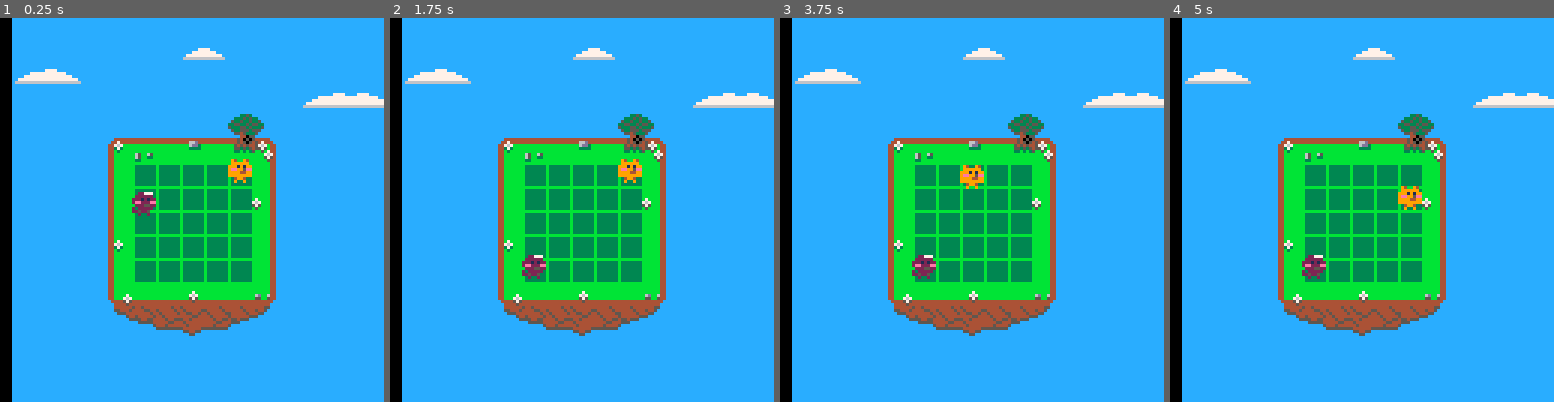
Above: before the commit, frames 1-4 (left to right).
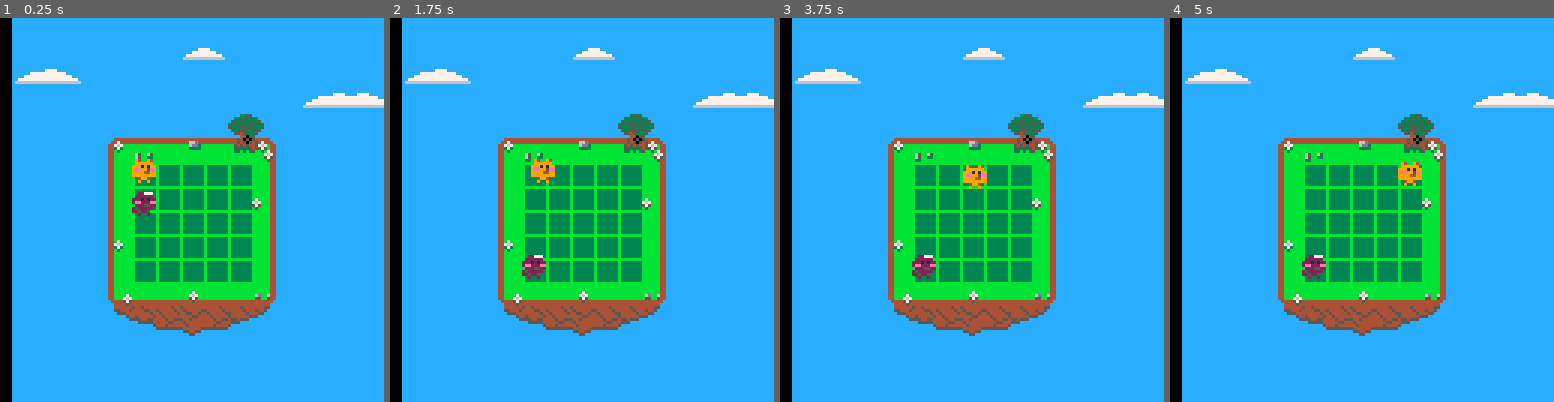
Above: after the commit, the same moments.

Repository: accidentalrebel/pico8-pop-puff
Game: PICO-8 cartridge pop-puff.p8
Two runs of this game, one before a commit and one after it. Both use one fixed random seed, a clock stepped at 60 frames per second and the inputs below.
Inputs:
- Up to frame 1 (0.25 s): no input
- Up to frame 2 (1.75 s): hold Right from 1.6 s (still down)
- Up to frame 3 (3.75 s): release Right at 2.1 s; hold Up 2.15-2.42 s; hold Right 2.47-3.03 s; hold Left 3.08-3.58 s; hold Down from 3.63 s (still down)
- Up to frame 4 (5 s): release Down at 3.97 s; hold Right 4.02-4.68 s; hold Up from 4.73 s (still down)

The runs differ from the first frame. In frame 1, 0.6% of the frame differs, in the area x 34-66%, y 36-43%; in frame 2, 0.6%; in frame 3, 0.2%; in frame 4, 0.6%.

Commit message:
Created a slide_to_tile function.

Diff:
--- a/pop-puff.p8
+++ b/pop-puff.p8
@@ -18,12 +18,12 @@
 _x=1
 _y=2
 
-_pop=1
-_puff=2
-_cake=3
-_arrow=4
-_arrow_p=5
-_box=6
+_pop="pop"
+_puff="puff"
+_cake="cake"
+_arrow="arrow"
+_arrow_p="arrow_p"
+_box="box"
 
 _spr_cupcake=7
 _spr_arrow=3
@@ -105,7 +105,6 @@
    a.row = b.row
    a.x = (a.col+board_pad_x)*8
    a.y = (a.row+board_pad_y)*8
-   printh("5>>"..a.x..";"..a.y..";"..b.col..";"..b.row)
 end
 
 function get_tile_at(col,row)
@@ -127,7 +126,7 @@
       end
    end
 
-   make_player(_pop,5,1)
+   make_player(_pop,1,1)
 
    a = make_player(_puff,1,2)
    make_tween(a,_y,(5+board_pad_y)*8,0.02)
@@ -166,11 +165,9 @@
 
 function on_cake_stepped(cake,stepper)
    pool(cake)
-   printh("got cake")
 end
 
 function on_arrow_stepped(arrow,stepper)
-   printh("7>>stepped on arrow pointing "..arrow.pointing)
    local xory = nil
    local to_use=nil
    if arrow.pointing == _left or arrow.pointing == _right then
@@ -187,7 +184,6 @@
    end
 
    stepper.pointing = arrow.pointing
-   printh("<<<<<<<"..stepper.pointing)
 
    make_tween(stepper,xory,to_use+(8*direction),0.1,on_tween_reached)
 
@@ -223,7 +219,6 @@
 end
 
 function on_tween_reached(tween)
-   printh("tween reached!")
    local p = tween.obj
 
    for i = 1,#p.parent.children,1 do
@@ -235,8 +230,9 @@
 	 on_cake_stepped(child,p)
 	 break
       else
-	 printh("testb")
-	 handle_sliding(p)
+	 if can_move_to_next_tile(p) then
+	    handle_sliding(p)
+	 end
 	 break
       end
    end
@@ -250,16 +246,34 @@
    elseif obj.pointing == _down then
       return get_tile_at(obj.col,obj.row+1);
    else
-      return get_tile_at(obj.col,obj.row);
+      return get_tile_at(obj.col-1,obj.row);
    end
 end
 
 function can_move_to_next_tile(obj)
+   printh("Checking if " .. obj.tag .. " can move to next tile...")
    local t = get_next_tile(obj)
    if t == nil then
       return false
-   end
-   return true
+   else
+      printh(#t.children)
+      if #t.children <= 0 then
+      	 return true
+      end
+      -- else
+      -- 	 return can_move_to_next_tile(t)
+      -- end
+   end
+end
+
+function slide_to_tile(a,col,row)
+   local target_pos = get_tile_at(col,row)
+   if a.col != col then
+      make_tween(a,_x,target_pos.x,0.1,on_tween_reached)
+   end
+   if a.row != row then
+      make_tween(a,_y,target_pos.y,0.1,on_tween_reached)
+   end
 end
 
 function control_player(player_num,dx,dy)
@@ -270,7 +284,6 @@
    if t == nil then
       return
    end
-   printh("-1>>"..a.parent.col..";"..a.parent.row..";"..t.col..";"..t.row)
    local x_or_y = nil
    local to_use = nil
    if dx != 0 then
@@ -293,11 +306,8 @@
 	 a.pointing = _up
       end
    end
-   if t !=  nil then
-      --if can_move_to_next_tile(a) then
-	 make_tween(a,x_or_y,to_use,0.1,on_tween_reached)
-	 printh("0>>"..t.col..","..t.row)
-      --end
+   if can_move_to_next_tile(a) then
+      slide_to_tile(a,t.col,t.row)
    end
 end
 
@@ -310,12 +320,9 @@
    elseif tween.xory == _y then
       tween.obj.y = rbl_fflr(tween.obj.y+tween.steps);
    end
-   printh("steps:"..tween.steps)
-   printh("obj.x:"..tween.obj.x..";obj.y:"..tween.obj.y)
 
    tween.obj.col = flr((tween.obj.x/8)-board_pad_x)
    tween.obj.row = flr((tween.obj.y/8)-board_pad_y)
-   printh("3>>"..tween.obj.col..";"..tween.obj.row)
 end
 
 function _update()
@@ -360,7 +367,6 @@
    end
 
    if current == nil then
-      printh("current is nil: >"..a.tag.."<")
    end
 
    if target > current then
@@ -371,9 +377,7 @@
       rbl_error("target should not be equal to current")
       return
    end
-   printh("-4>>"..tween.obj.tag..": "..tween.direction..";"..current..";"..target)
    tween.steps = (target-current)*seconds
-   printh("-3>>"..tween.steps..";"..current..";"..target..";"..seconds)
    tween.target = target
    add(tweens,tween)
    return tween
@@ -396,14 +400,11 @@
       else
 	 tween.obj.y = tween.target
       end
-      printh("3.5>>"..tween.obj.tag..":"..tween.obj.col..";"..tween.obj.row)
 
       local t = get_tile_at(tween.obj.col,tween.obj.row)
-      printh("4>>finding tile at:"..tween.obj.col..";"..tween.obj.row..";"..t.col..";"..t.row)
       attach(tween.obj,t)
 
       del(tweens,tween)
-      printh("tweendestroyed:"..#tweens)
 
       if tween.on_reached != nil then
 	 tween.on_reached(tween)
@@ -418,7 +419,6 @@
 end
 
 function rbl_error(message)
-   printh(">>> error: "..message)
 end
 __gfx__
 00000000094009400022777000000000000000000000000000000000088e2e00cccccccccccccccccccccccccccccccccc4444445445444444445444444455cc
